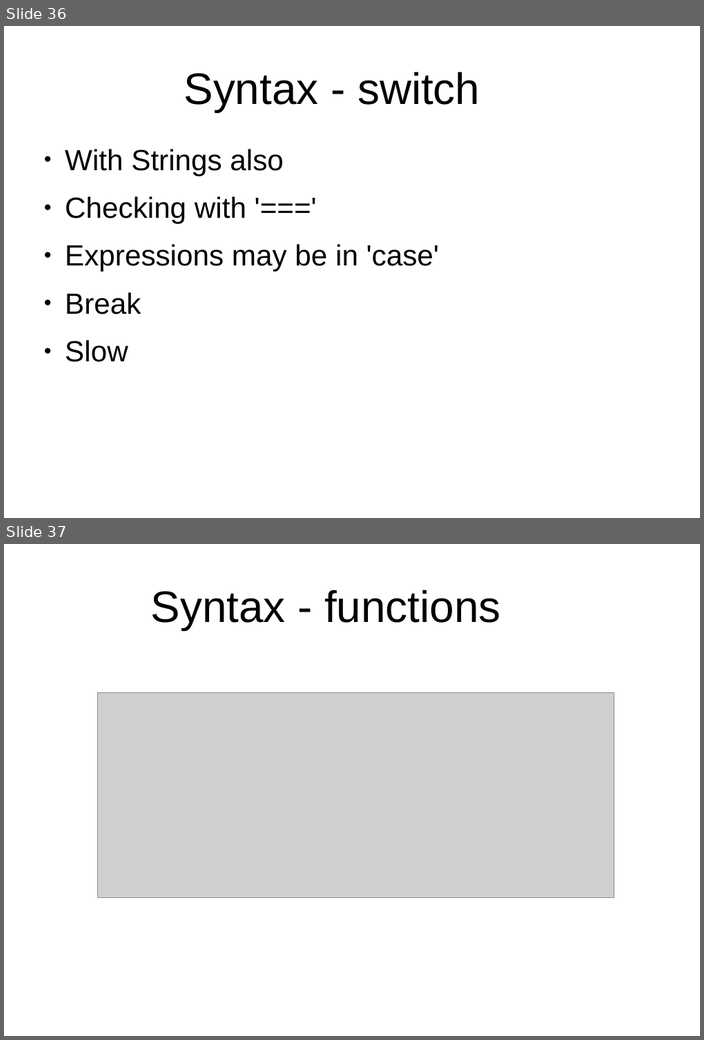
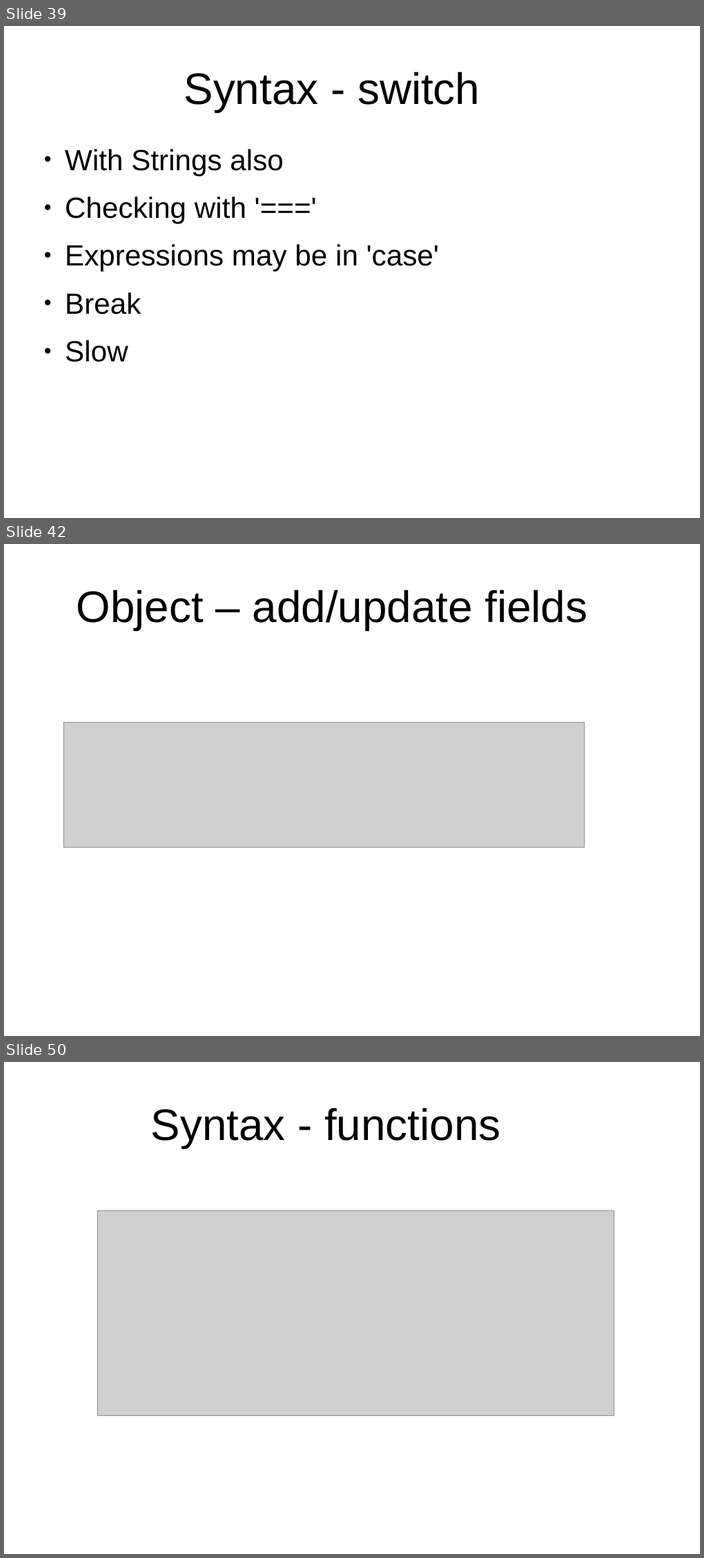
Before and after one commit to peterborkuti/other, a slide deck: JavaScriptBasics/jsbasics-slide.odp. Shown one above the other, each under a label of ours: slides 36 and 37 before the commit, slides 39, 42 and 50 after it; the slides between them are not shown. The pictures are 704x1040 and 704x1558 pixels, drawn with LibreOffice and Linux fonts; fonts in the diff are those of the drawing; grey boxes stand for pictures; background and template pictures are left out. Boxes give left, top, right and bottom in pixels: in the first picture for what was removed or moved away, otherwise in the second. Text is boxed around its words. In the diff, an @@ line names an element or a change of style, - is before the commit and + after.

```diff
--- a/JavaScriptBasics/jsbasics-slide.odp
+++ b/JavaScriptBasics/jsbasics-slide.odp
@@ slide 42 added at [4,544,700,1036], background #FFFFFF @@
@@ title added at [76,590,587,630], 53.3 pt, text #000000 @@
+Object – add/update fields
@@ picture added at [63,723,584,847] @@
@@ what was slide 36 is now slide 39 @@
@@ what was slide 37 is now slide 50 @@
```
Also in this commit, not shown: 2 slides changed, 12 other slides added, 5 other files.
